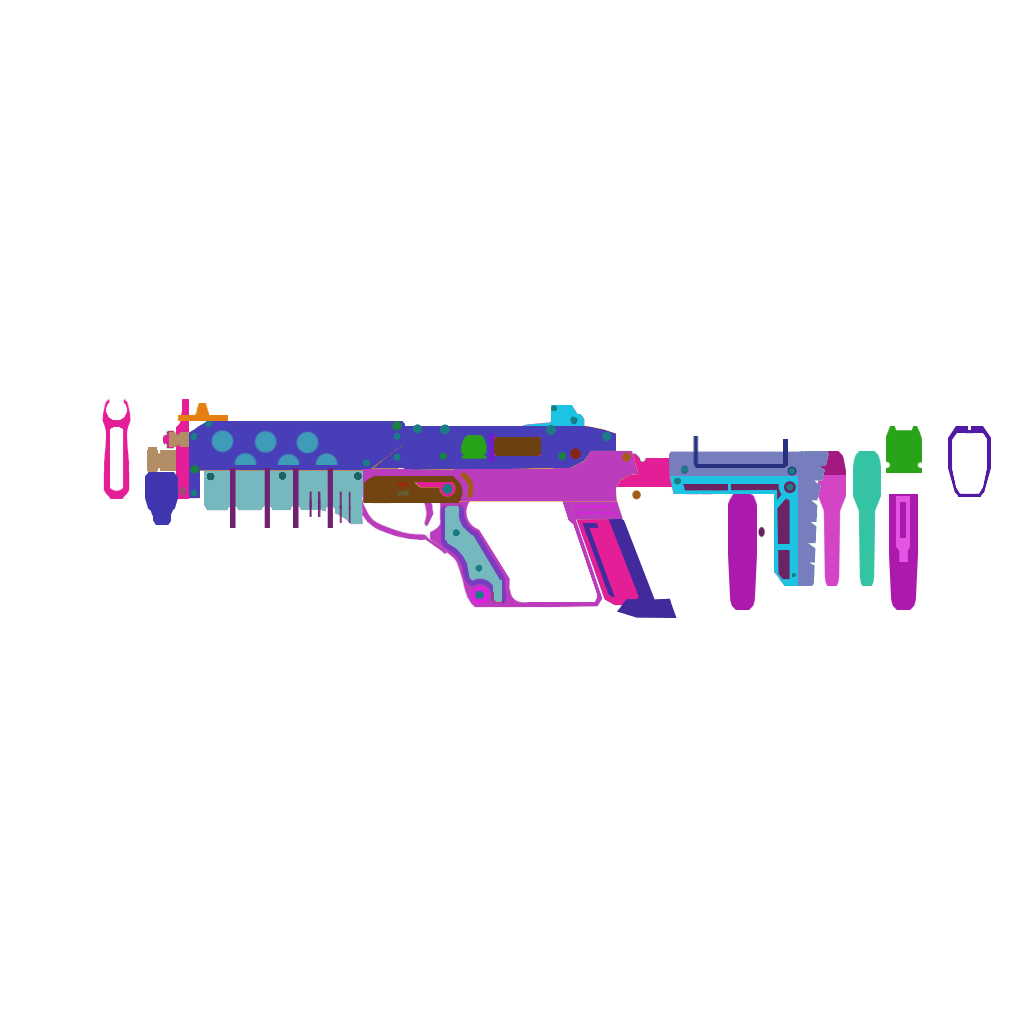
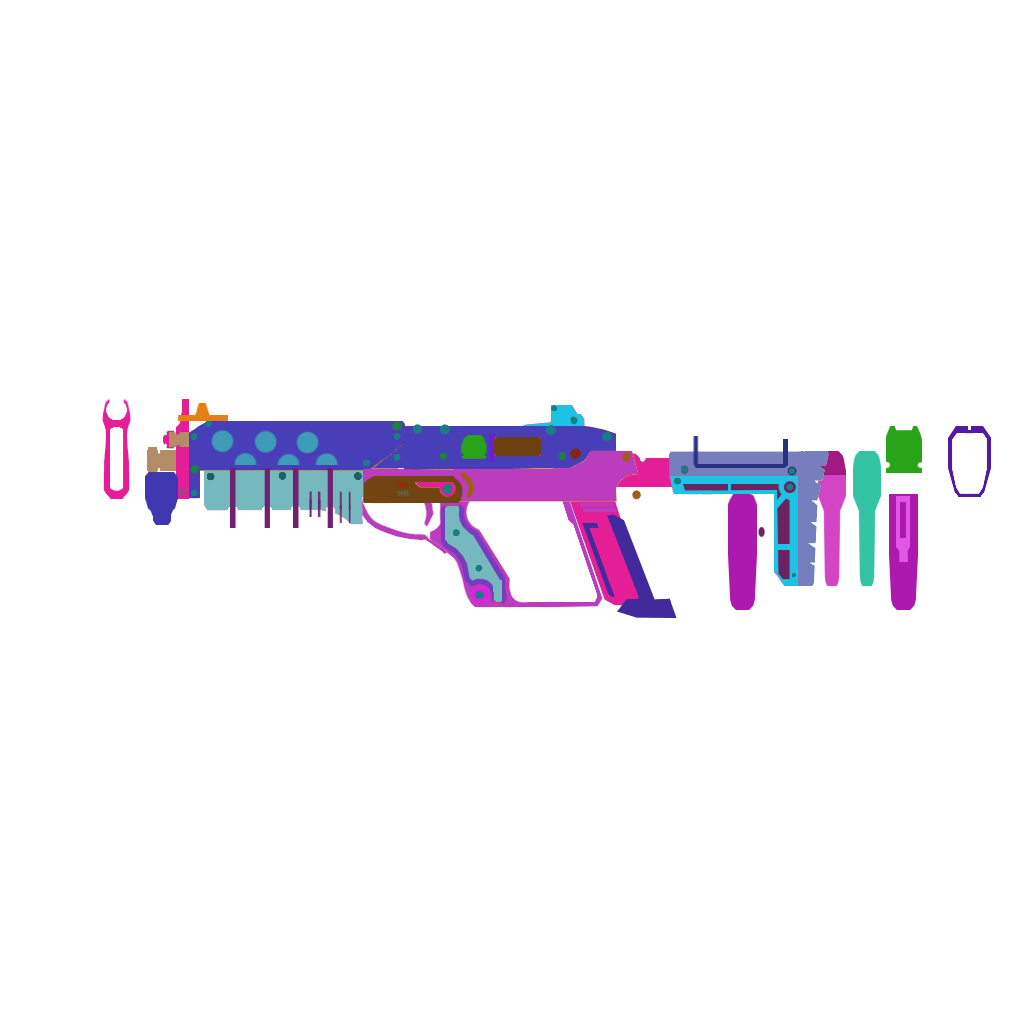
Before/after of a 1024×1024 layered artwork. What changed in the layer stack:
painted on "LowerReceiver_Magwell_SIDE_TEXT_9x19mm_Parabellum" over box(575, 508, 617, 515)
painted on "LowerReceiver_Magwell_SIDE_TEXT_JJ_AND_J_ARMOURY" over box(574, 503, 616, 509)
